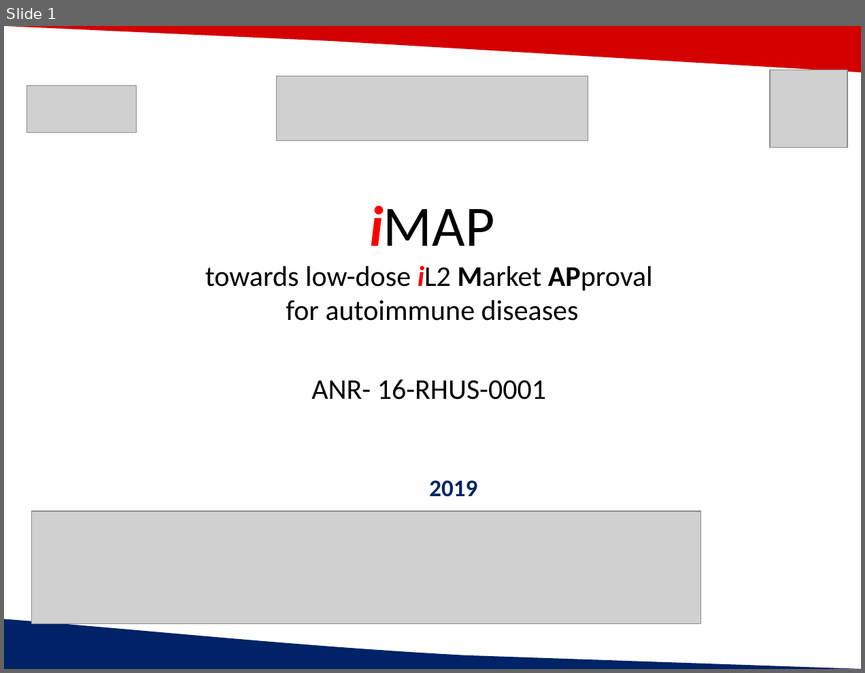
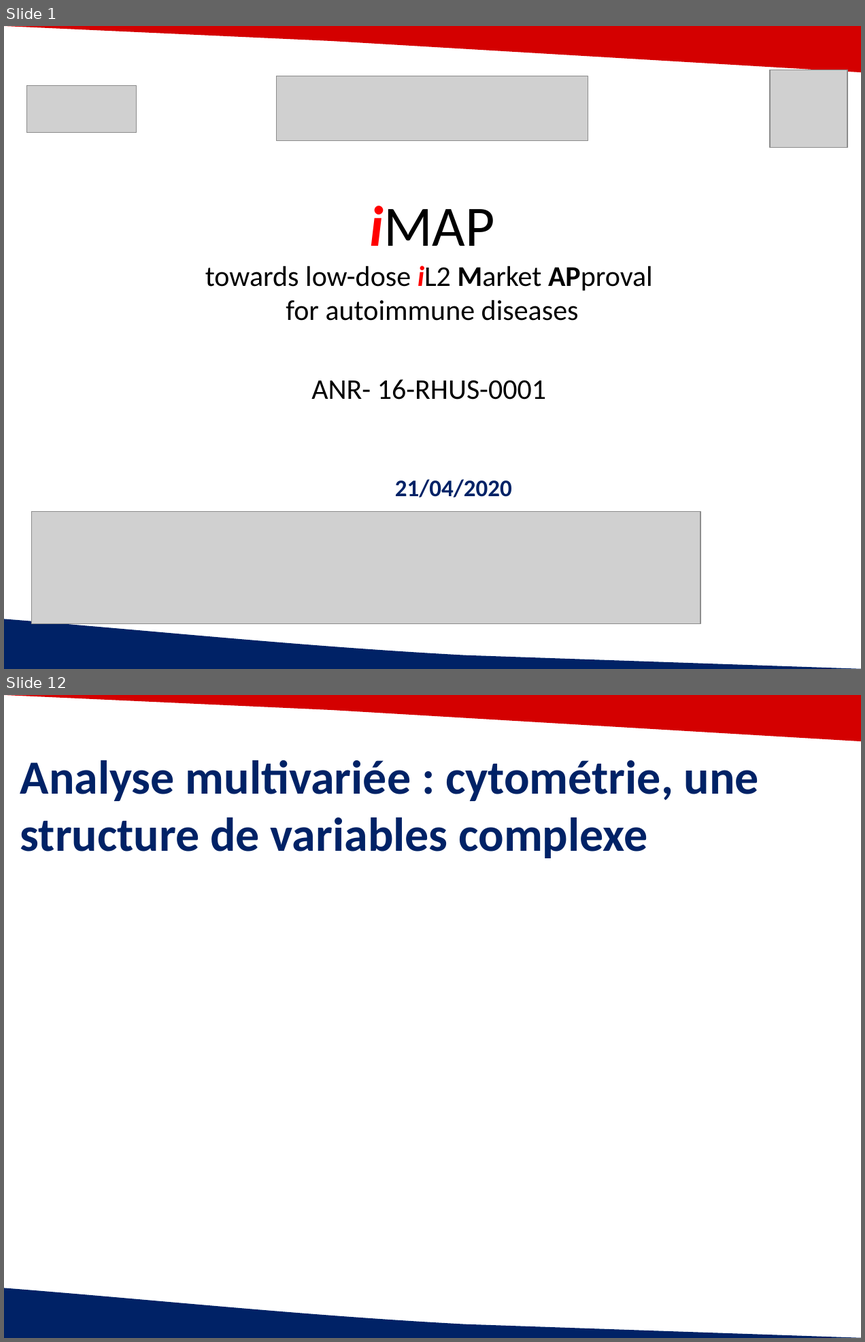
Before and after one commit to Caroline-Peltier/script_bt, a slide deck: pres/IntegrativeAnalysis_ICM_04_21_2020.pptx. Shown one above the other, each under a label of ours: slide 1 before the commit, slides 1 and 12 after it; the slides between them are not shown. The pictures are 865x673 and 865x1342 pixels, drawn with LibreOffice and Linux fonts; fonts in the diff are those of the drawing; grey boxes stand for pictures; background and template pictures are left out. Boxes give left, top, right and bottom in pixels: in the first picture for what was removed or moved away, otherwise in the second. Text is boxed around its words. In the diff, an @@ line names an element or a change of style, - is before the commit and + after.

```diff
--- a/pres/IntegrativeAnalysis_ICM_04_21_2020.pptx
+++ b/pres/IntegrativeAnalysis_ICM_04_21_2020.pptx
@@ slide 12 added at box(4, 695, 861, 1338), background #FFFFFF; not listed: 2 template elements that a slide beside it also shows @@
@@ text added at box(20, 760, 759, 858), 40 pt, text #002266, bold @@
+Analyse multivariée : cytométrie, une structure de variables complexe
@@ slide 1 changed as well @@
@@ text at box(395, 479, 512, 497): text changed @@
-2019
+21/04/2020
```
Also in this commit, not shown: 10 other slides added, 13 slides removed, 1 other file.
